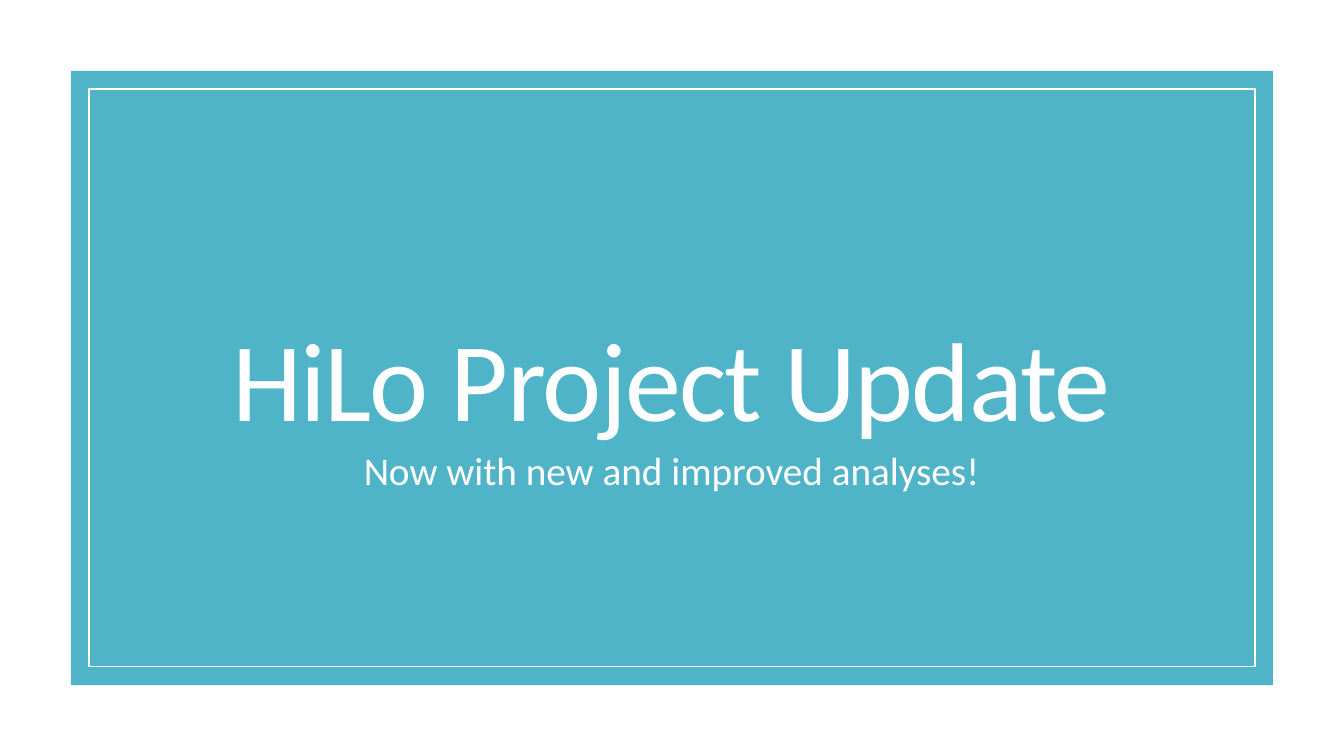
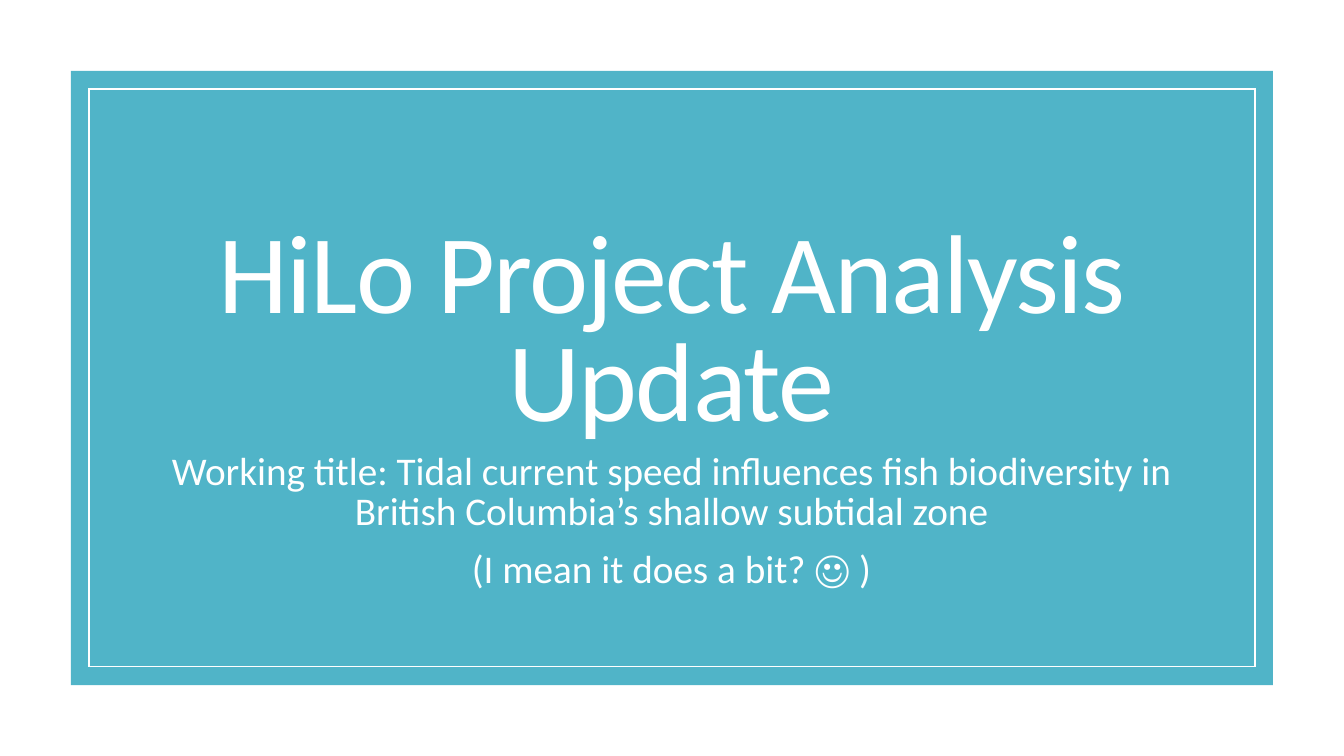
Before and after one commit to fionatfrancis/HiLo-Fish, a slide deck: slide 1 of HiLoAnalysisUpdate.pptx. Drawn at 1344x756 pixels with LibreOffice and Linux fonts; fonts in the diff are those of the drawing. Boxes give left, top, right and bottom in pixels: in the first picture for what was removed or moved away, otherwise in the second. Text is boxed around its words. In the diff, an @@ line names an element or a change of style, - is before the commit and + after.

```diff
--- a/HiLoAnalysisUpdate.pptx
+++ b/HiLoAnalysisUpdate.pptx
@@ title at [219,235,1126,439]: text changed @@
-HiLo Project Update
+HiLo Project Analysis Update
@@ subtitle at [172,458,1171,588]: text changed @@
-Now with new and improved analyses!
+Working title: Tidal current speed influences fish biodiversity in British Columbia’s shallow subtidal zone
+(I mean it does a bit? ☺ )
```
Also in this commit, not shown: 4 other slides changed, 6 slides added, 2 slides removed.
